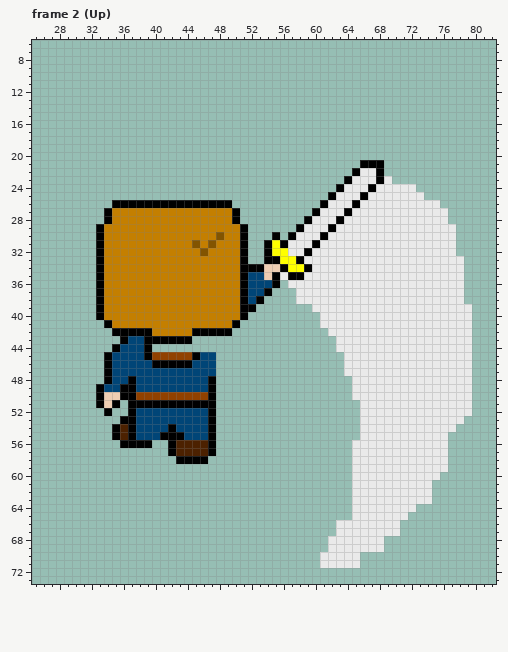
Two states of a pixel-art file, assets/actor/larry/larry_sword_swing.aseprite. The picture above is the old version.
84x84 pixels, 32 frames. Shown: frame 2 (Up): x 25..82, y 6..73. The commit also changed other frames, which this record leaves out.
The result:
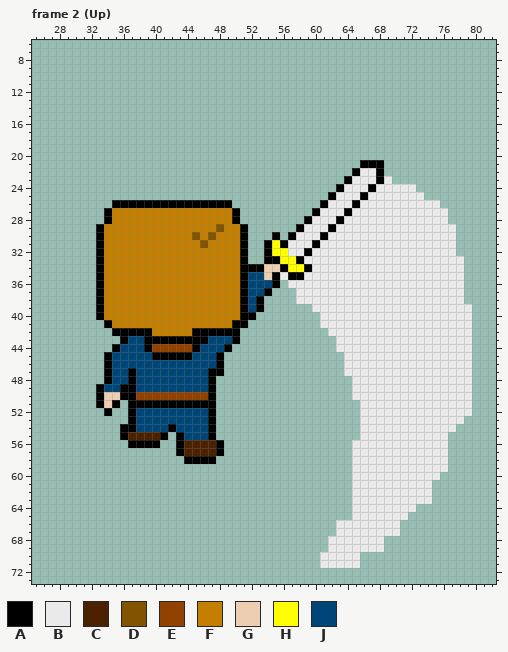
Palette (. is transparent): A #000000  B #eaeaea  C #4c2100  D #825400  E #914100  F #c47f00  G #eeceb3  H #ffff00  J #004577
Commit message: sword swing is done! now to do the walk!
From old to new:
Frame 2 (Up):
The author put colour A in row 39 at x 53; in row 40 at x 52; in row 41 at x 51; in row 42 at x 50; in row 43 at x 45 to 46 and 50; in row 44 at x 45 and 49.
The author put colour A in rows 45 to 47 at x 48; in row 56 at x 40 and 48; in row 57 at x 48; in row 58 at x 47.
Colour C becomes colour A in rows 54 to 55 at x 36; in rows 56 to 57 at x 43.
Colour E becomes colour A in row 45 at x 40 to 44.
Colour J becomes colour A in row 47 at x 37 and 47.
Colour A becomes colour C in row 55 at x 37; in rows 56 to 57 at x 47.
Colour J becomes colour C in row 55 at x 38 to 40.
Colour F becomes colour D in row 29 at x 48; in row 30 at x 45 and 47; in row 31 at x 46.
The author put colour E in row 44 at x 40 to 44.
Colour D becomes colour F in row 30 at x 48; in row 31 at x 45 and 47; in row 32 at x 46.
The author put colour J in row 43 at x 47 to 49; in row 44 at x 46 to 48.
Colour A becomes colour J in row 39 at x 52; in row 45 at x 39 and 45; in row 46 at x 40 to 44.
Colour A is gone in row 53 at x 36; in row 54 at x 35; in row 55 at x 35 and 42; in row 56 at x 36 and 42; in row 57 at x 42; in row 58 at x 43.
Changed places in both pictures, as pixel boxes (x1, y1, x2, y2):
changed: (192, 224, 224, 256)
changed: (128, 304, 264, 376)
changed: (112, 416, 224, 464)
